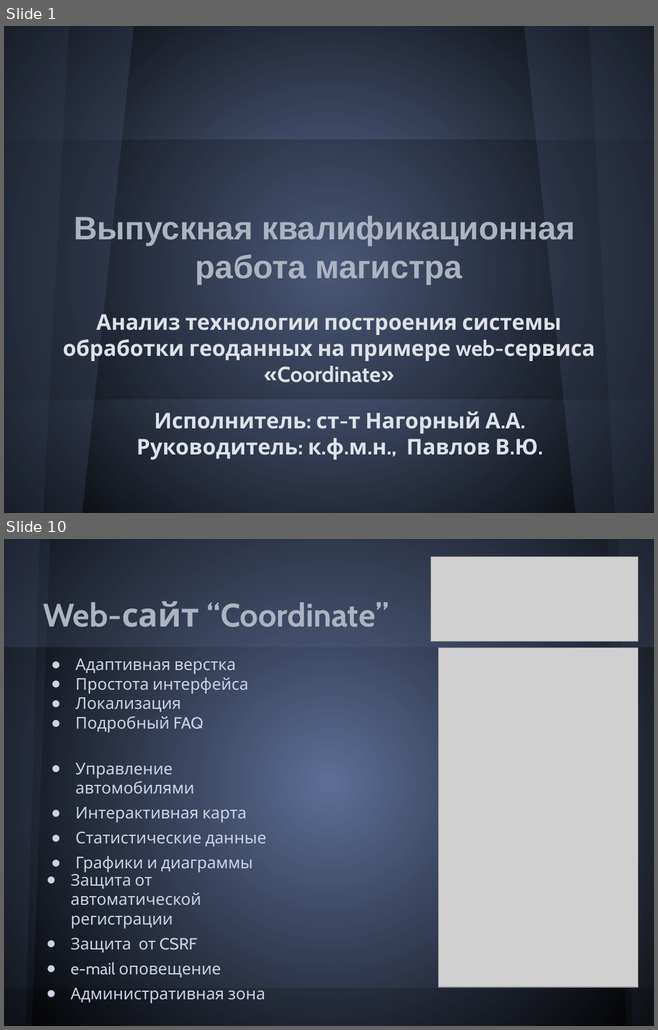
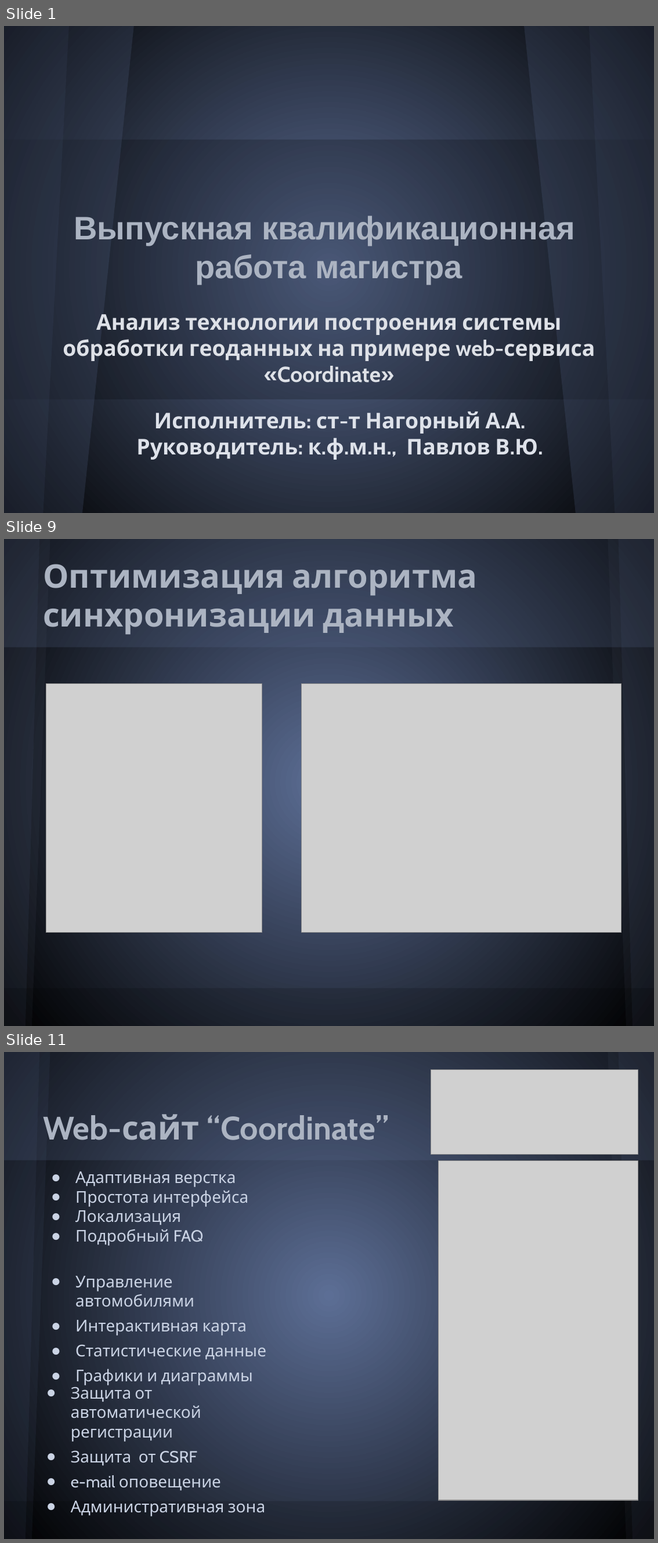
Before and after one commit to Melancholic/Coordinate-reports, a slide deck: Презентация.pptx. Shown one above the other, each under a label of ours: slides 1 and 10 before the commit, slides 1, 9 and 11 after it; the slides between them are not shown. The pictures are 658x1030 and 658x1543 pixels, drawn with LibreOffice and Linux fonts; fonts in the diff are those of the drawing; grey boxes stand for pictures. Boxes give left, top, right and bottom in pixels: in the first picture for what was removed or moved away, otherwise in the second. Text is boxed around its words. In the diff, an @@ line names an element or a change of style, - is before the commit and + after.

```diff
--- a/Презентация.pptx
+++ b/Презентация.pptx
@@ slide 9 added at [4, 539, 654, 1026], background gradient #5C6E95 to #000000; not listed: 5 template elements that a slide beside it also shows @@
@@ freeform shape added at [4, 539, 50, 1026], fill #5A6378 at 10% opacity @@
@@ title added at [43, 564, 477, 635], 36 pt, text #ACB4C2, bold @@
+Оптимизация алгоритма синхронизации данных
@@ picture added at [46, 684, 262, 933] @@
@@ picture added at [302, 684, 621, 933] @@
@@ what was slide 10 is now slide 11 @@
```
Also in this commit, not shown: 8 slides changed, 1 other slide added, 3 other files.
